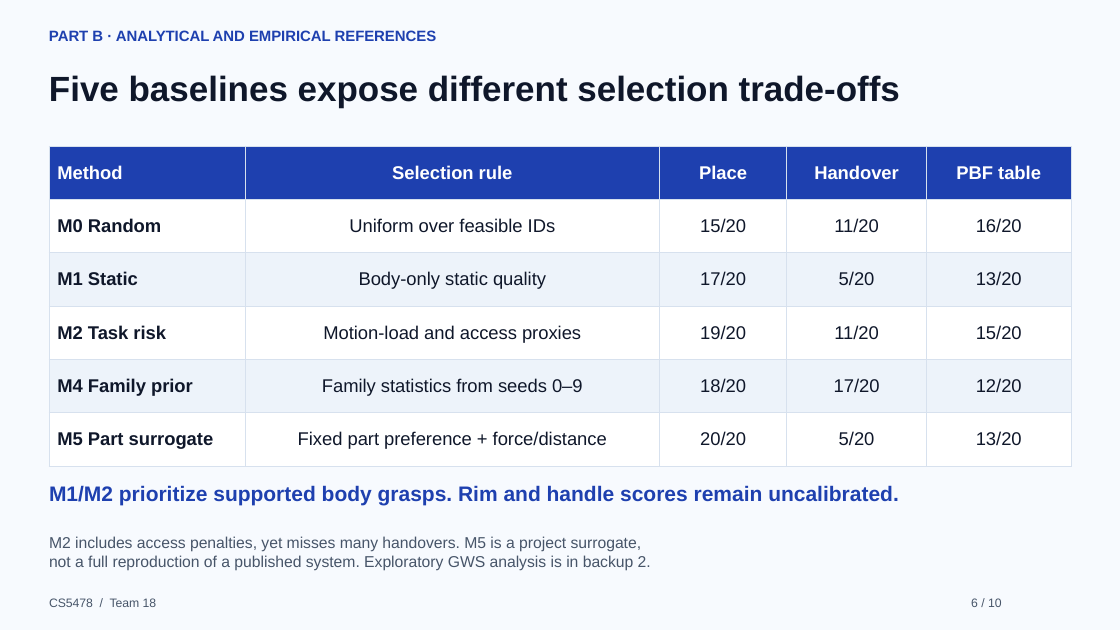
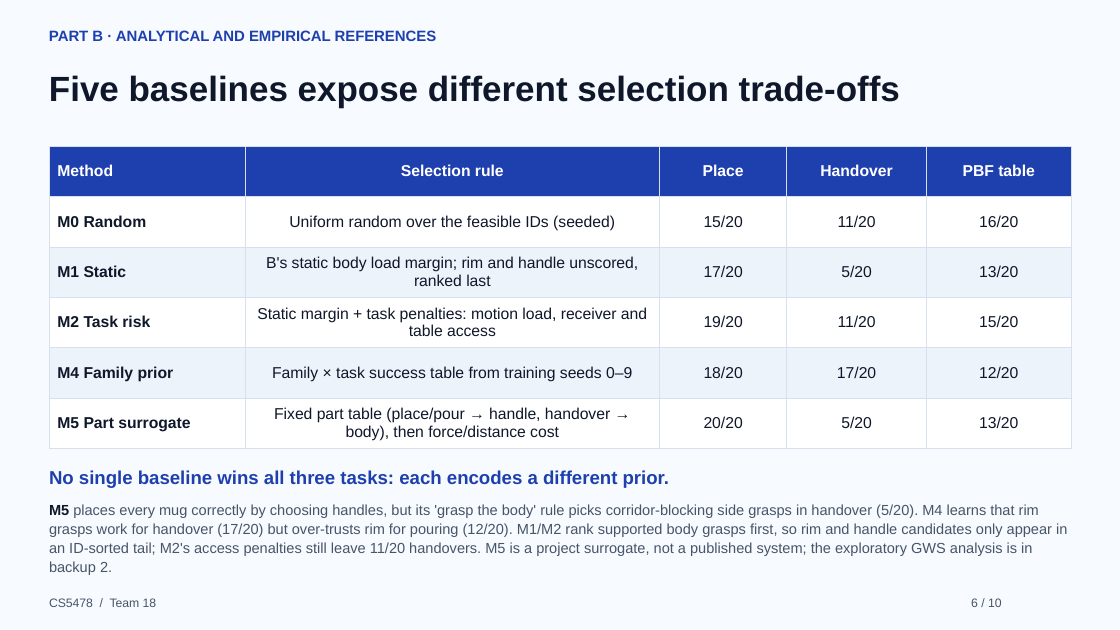
Before and after one commit to Xl440102/cs5478-task-aware-grasp-selection, a slide deck: slide 6 of presentation/CS5478_Task_Aware_Grasp_Selection_Presentation_v2.pptx. Drawn at 1120x630 pixels with LibreOffice and Linux fonts; fonts in the diff are those of the drawing. Boxes give left, top, right and bottom in pixels: in the first picture for what was removed or moved away, otherwise in the second. Text is boxed around its words. In the diff, an @@ line names an element or a change of style, - is before the commit and + after.

```diff
--- a/presentation/CS5478_Task_Aware_Grasp_Selection_Presentation_v2.pptx
+++ b/presentation/CS5478_Task_Aware_Grasp_Selection_Presentation_v2.pptx
@@ table at box(49, 146, 1071, 449) @@
-row 2, column 2: Uniform over feasible IDs
+row 2, column 2: Uniform random over the feasible IDs (seeded)
-row 3, column 2: Body-only static quality
+row 3, column 2: B's static body load margin; rim and handle unscored, ranked last
-row 4, column 2: Motion-load and access proxies
+row 4, column 2: Static margin + task penalties: motion load, receiver and table access
-row 5, column 2: Family statistics from seeds 0–9
+row 5, column 2: Family × task success table from training seeds 0–9
-row 6, column 2: Fixed part preference + force/distance
+row 6, column 2: Fixed part table (place/pour → handle, handover → body), then force/distance cost
@@ size 15.8 to 13.5 pt in "Method", "Selection rule", "Place", "Handover" and 21 more places @@
@@ text at box(49, 470, 669, 488): text changed; size 18 to 16 pt @@
-M1/M2 prioritize supported body grasps. Rim and handle scores remain uncalibrated.
+No single baseline wins all three tasks: each encodes a different prior.
@@ text at box(49, 504, 1067, 575): text changed; size 13.5 to 12.5 pt @@
-M2 includes access penalties, yet misses many handovers. M5 is a project surrogate,
-not a full reproduction of a published system. Exploratory GWS analysis is in backup 2.
+M5 places every mug correctly by choosing handles, but its 'grasp the body' rule picks corridor-blocking side grasps in handover (5/20). M4 learns that rim grasps work for handover (17/20) but over-trusts rim for pouring (12/20). M1/M2 rank supported body grasps first, so rim and handle candidates only appear in an ID-sorted tail; M2's access penalties still leave 11/20 handovers. M5 is a project surrogate, not a published system; the exploratory GWS analysis is in backup 2.
```
Also in this commit, not shown: 8 other slides changed, 1 other file.
